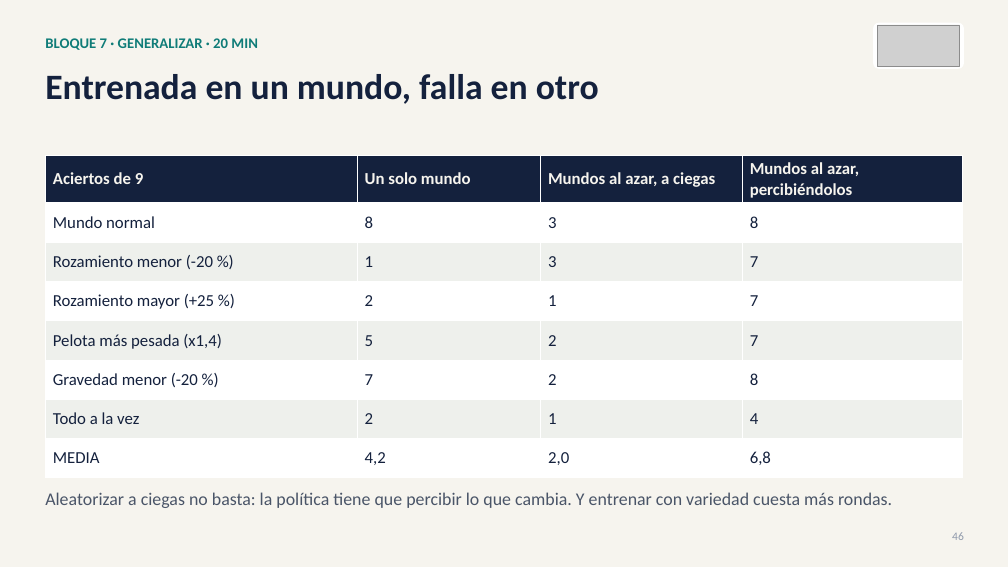
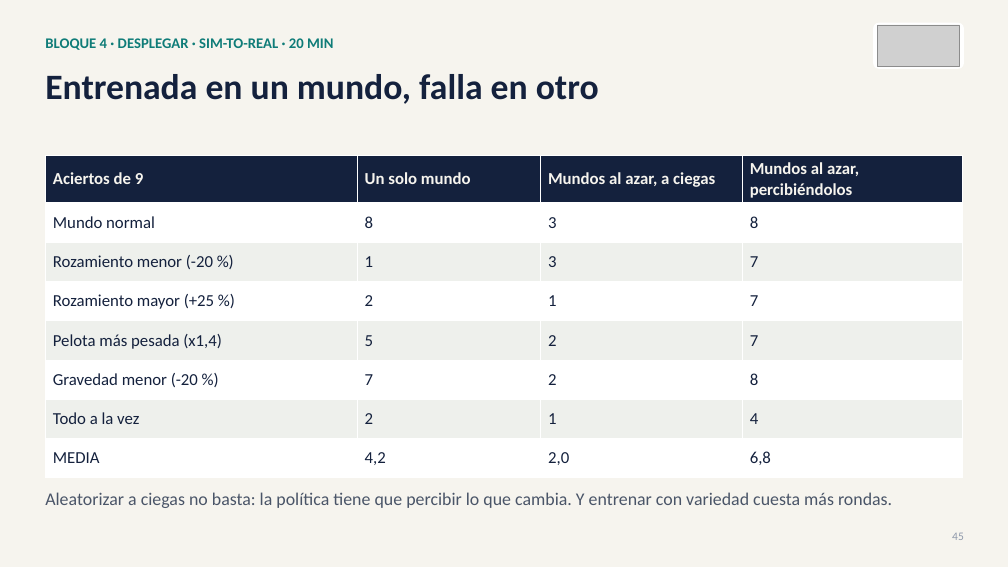
Before and after one commit to david2526IA/taller_microduck_windows, a slide deck: slide 45 of workshop-ia-fisica/presentaciones/Presentacion_03_taller_completo.pptx (slide 46 before the commit). Drawn at 1008x567 pixels with LibreOffice and Linux fonts; fonts in the diff are those of the drawing; grey boxes stand for pictures. Boxes give left, top, right and bottom in pixels: in the first picture for what was removed or moved away, otherwise in the second. Text is boxed around its words. In the diff, an @@ line names an element or a change of style, - is before the commit and + after.

Commit message:
Taller en cuatro bloques como el video y la descripcion oficial: Modelar, El entorno y el RL, Entrenar, Desplegar; casos de uso al final

```diff
--- a/workshop-ia-fisica/presentaciones/Presentacion_03_taller_completo.pptx
+++ b/workshop-ia-fisica/presentaciones/Presentacion_03_taller_completo.pptx
@@ text at bbox=[45, 38, 333, 50]: text changed @@
-BLOQUE 7 · GENERALIZAR · 20 MIN
+BLOQUE 4 · DESPLEGAR · SIM-TO-REAL · 20 MIN
```
Also in this commit, not shown: 40 other slides changed, 3 other files.
